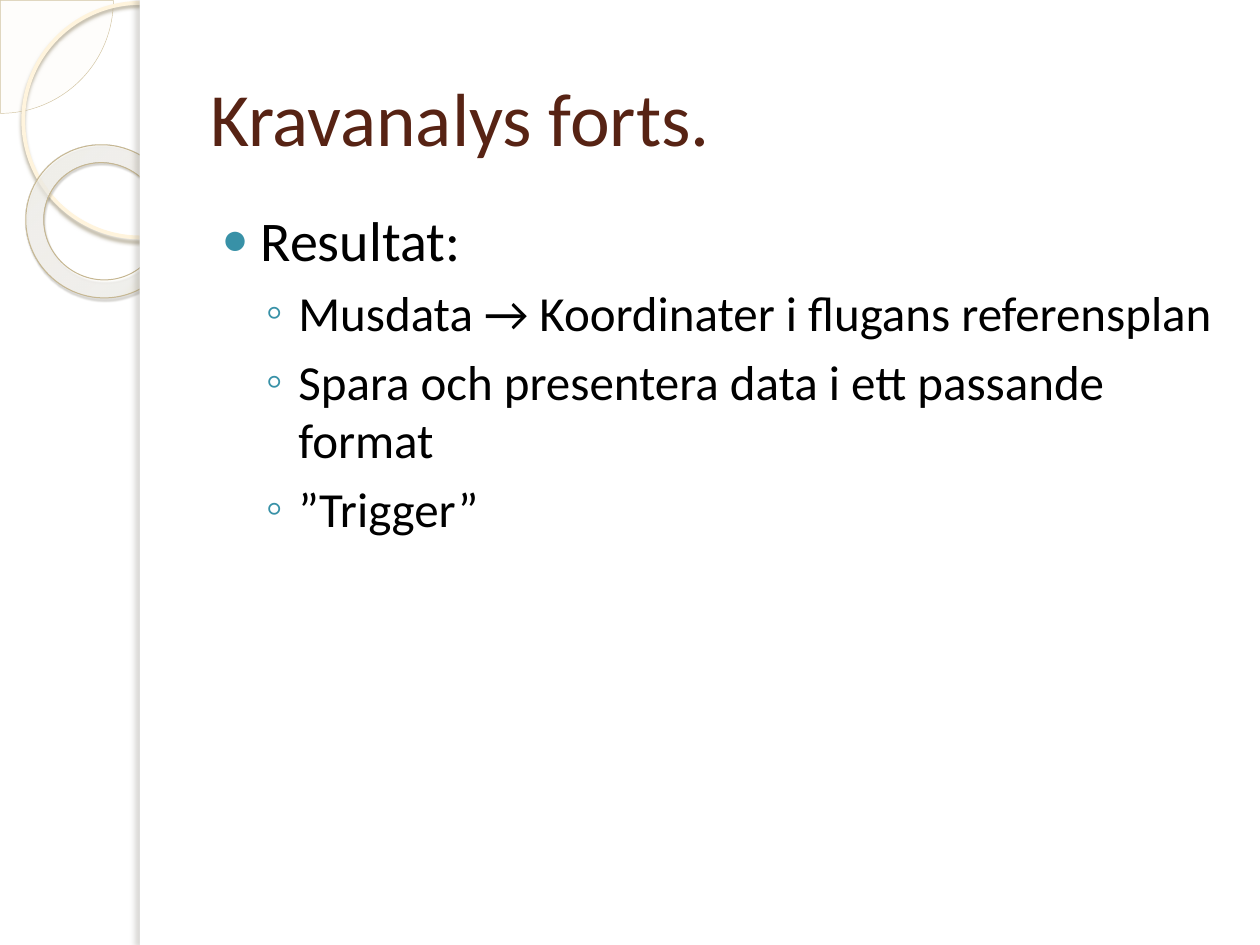
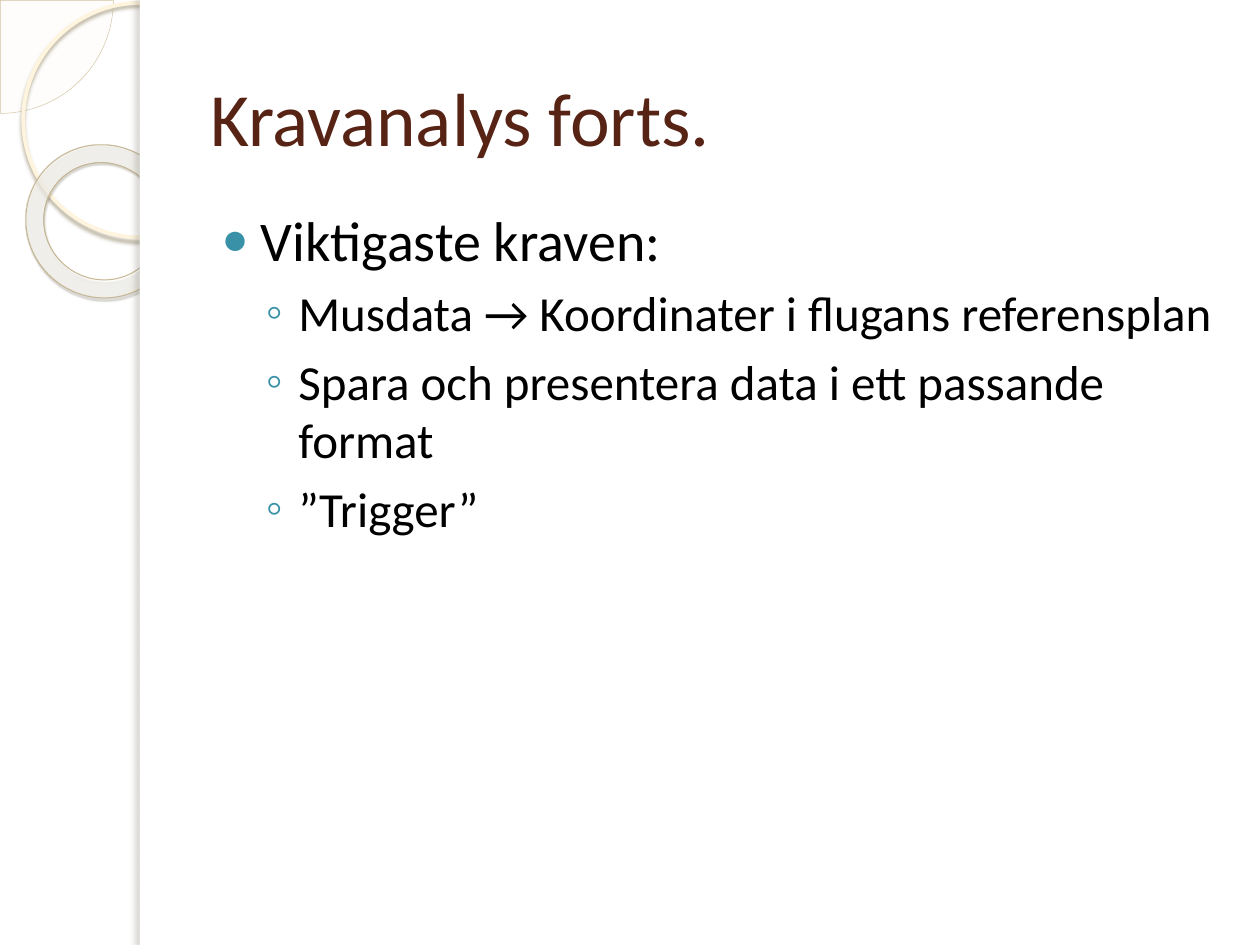
Before and after one commit to jakelamotta/master_thesis, a slide deck: slide 7 of presentations/presentation_swe.pptx (slide 6 before the commit). Drawn at 1260x945 pixels with LibreOffice and Linux fonts; fonts in the diff are those of the drawing; background and template pictures are left out. Boxes give left, top, right and bottom in pixels: in the first picture for what was removed or moved away, otherwise in the second. Text is boxed around its words. In the diff, an @@ line names an element or a change of style, - is before the commit and + after.

```diff
--- a/presentations/presentation_swe.pptx
+++ b/presentations/presentation_swe.pptx
@@ text at [261, 222, 661, 271]: text changed @@
-● Resultat:
+● Viktigaste kraven:
```
Also in this commit, not shown: 4 other slides changed, 3 slides added.
